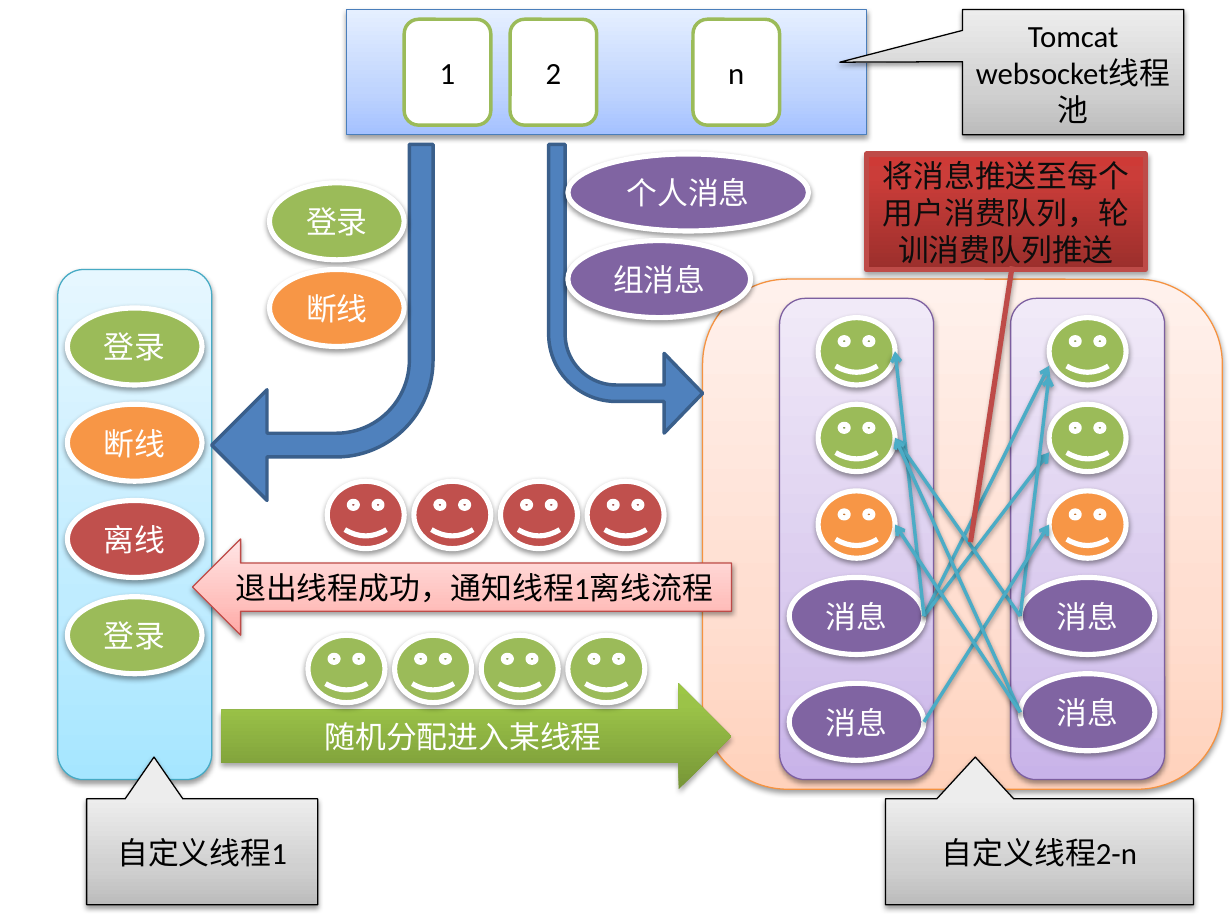
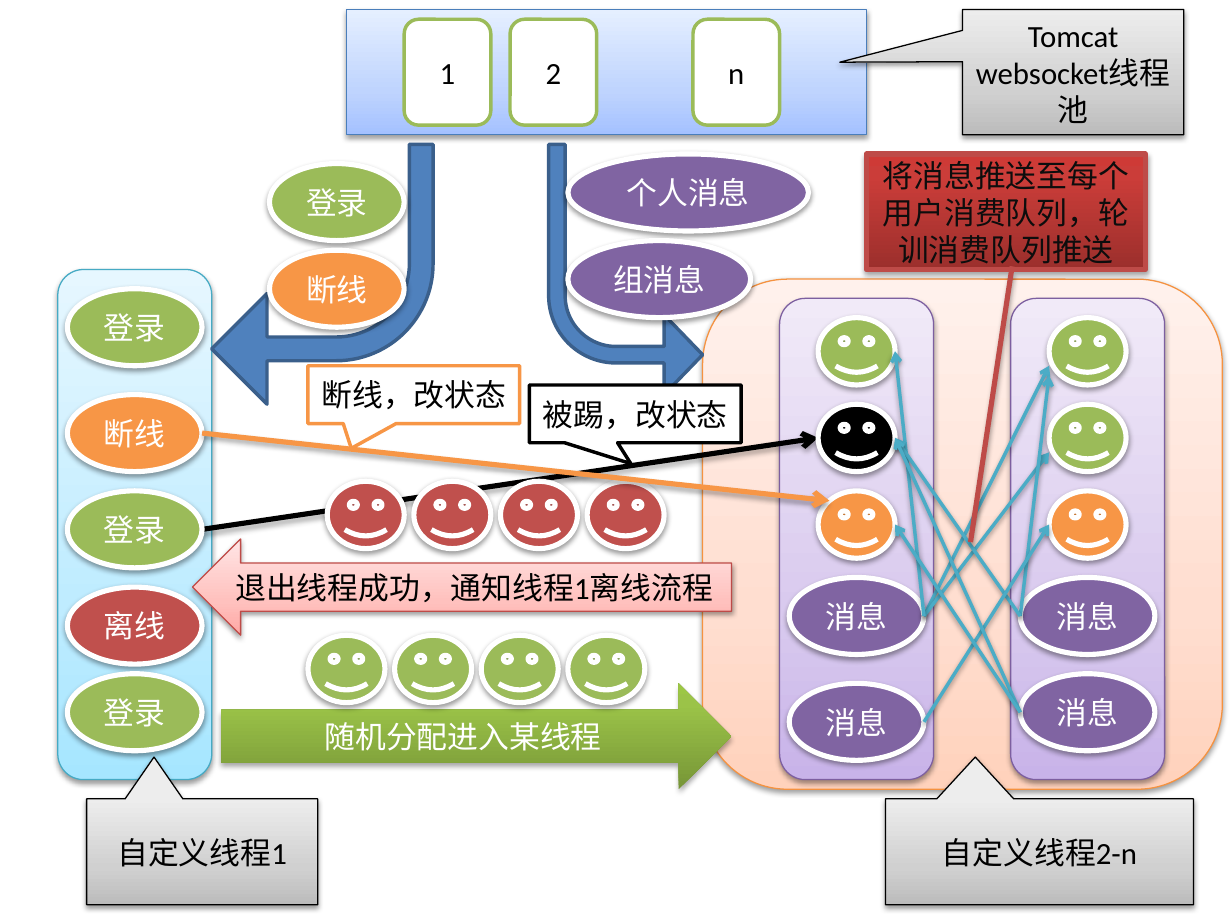
Before and after one commit to dianbaer/anychat, a slide deck: slide 1 of anychat.pptx. Drawn at 1232x924 pixels with LibreOffice and Linux fonts; fonts in the diff are those of the drawing. Boxes give left, top, right and bottom in pixels: in the first picture for what was removed or moved away, otherwise in the second. Text is boxed around its words. In the diff, an @@ line names an element or a change of style, - is before the commit and + after.

```diff
--- a/anychat.pptx
+++ b/anychat.pptx
@@ bent arrow: place and size @@
-bent arrow at box(212, 144, 434, 500)
+bent arrow at box(212, 144, 434, 404)
@@ bent arrow: place and size @@
-bent arrow at box(548, 144, 702, 432)
+bent arrow at box(548, 144, 702, 394)
@@ 3 ellipses: place and size @@
-3 ellipses at box(68, 182, 404, 386)
+3 ellipses at box(68, 164, 404, 366)
@@ speech box added at box(308, 366, 520, 424), fill #FFFFFF, outline #F79646 2 pt, 18 pt, text #000000 @@
+断线，改状态
@@ speech box added at box(530, 384, 742, 442), fill #FFFFFF, outline #000000 2 pt, 18 pt, text #000000 @@
+被踢，改状态
@@ ellipse "断线": place and size @@
-ellipse "断线" at box(68, 404, 202, 482)
+ellipse "断线" at box(68, 394, 202, 472)
@@ smiley face at box(818, 404, 896, 472): fill #9BBB59 to #000000 @@
@@ arrow added from (202, 530) to (818, 437), #000000 3 pt @@
@@ arrow added from (202, 434) to (829, 500), #F79646 3 pt @@
@@ ellipse added at box(68, 490, 202, 568), fill #9BBB59, outline #FFFFFF 3 pt, 18 pt, text #FFFFFF @@
+登录
@@ ellipse "离线": place and size @@
-ellipse "离线" at box(68, 500, 202, 578)
+ellipse "离线" at box(68, 588, 202, 665)
@@ ellipse "登录": place and size @@
-ellipse "登录" at box(68, 596, 202, 674)
+ellipse "登录" at box(68, 674, 202, 752)
```
Also in this commit, not shown: 1 other file.
